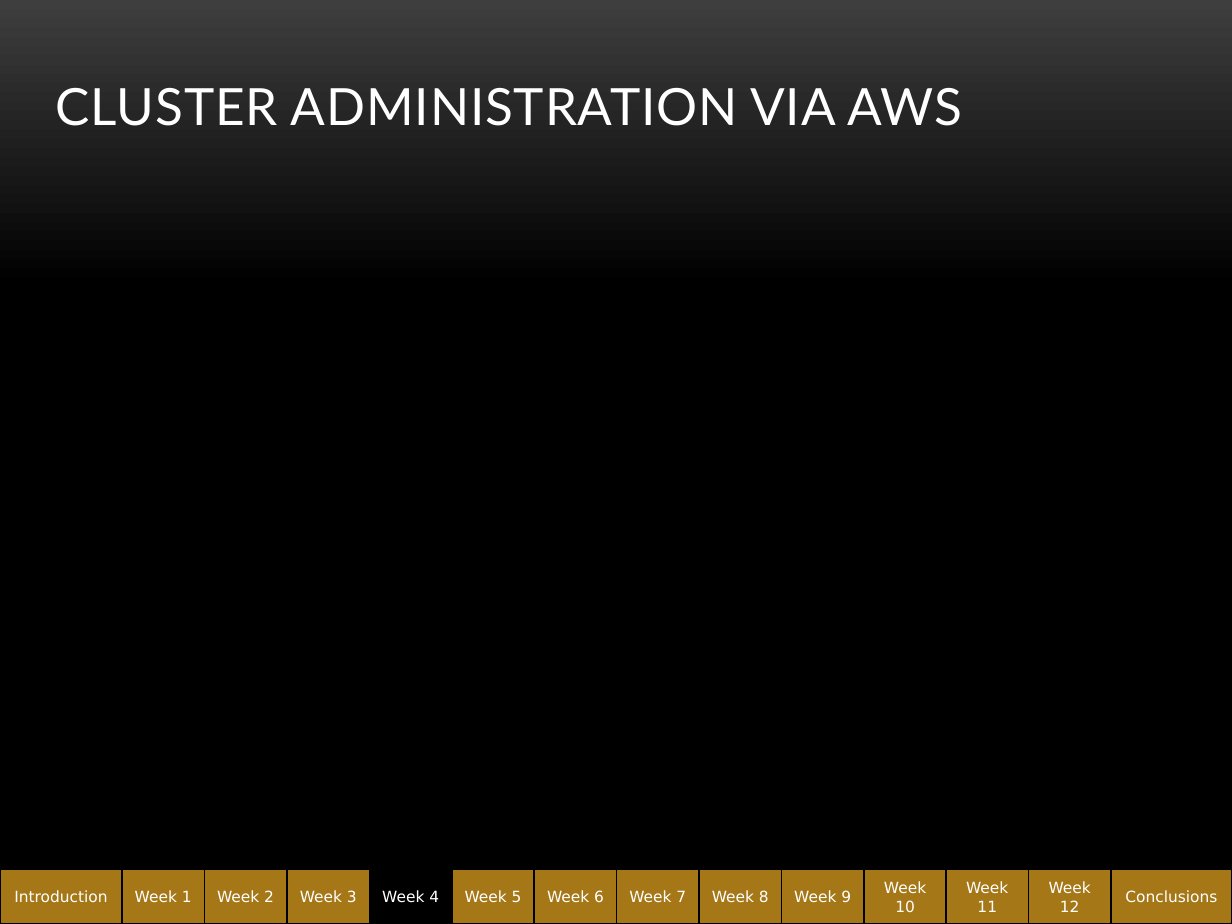
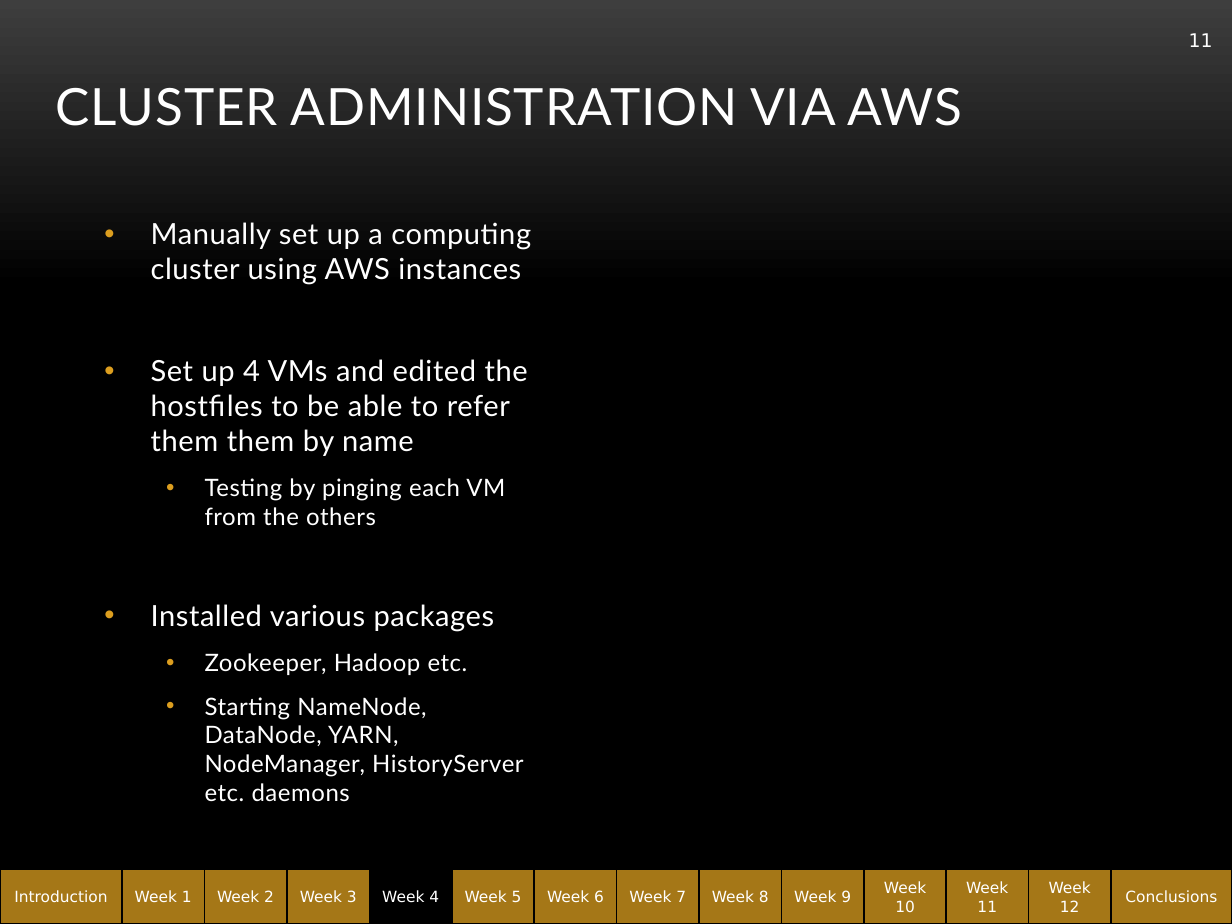
Before and after one commit to abe1ge/teletubbiesQAC, a slide deck: slide 11 of FinalPresentation.pptx (slide 9 before the commit). Drawn at 1232x924 pixels with LibreOffice and Linux fonts; fonts in the diff are those of the drawing; background and template pictures are left out. Boxes give left, top, right and bottom in pixels: in the first picture for what was removed or moved away, otherwise in the second. Text is boxed around its words. In the diff, an @@ line names an element or a change of style, - is before the commit and + after.

```diff
--- a/FinalPresentation.pptx
+++ b/FinalPresentation.pptx
@@ page number added at <box>1189,33,1213,47</box>, 11 pt, text #FFFFFF @@
+11
@@ text added at <box>151,222,531,801</box>, 17 pt, text #FFFFFF @@
+• Manually set up a computing cluster using AWS instances
+• Set up 4 VMs and edited the hostfiles to be able to refer them them by name
+  • Testing by pinging each VM from the others
+• Installed various packages
+  • Zookeeper, Hadoop etc.
+  • Starting NameNode, DataNode, YARN, NodeManager, HistoryServer etc. daemons
```
Also in this commit, not shown: 24 other slides changed, 11 slides added.
